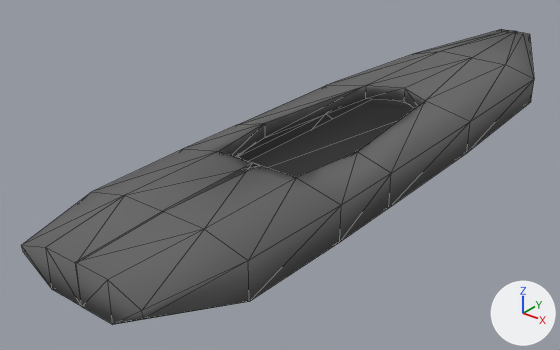
The glTF model models/Kayak.glb, before and after one commit.
Rendered twice from a camera (50 mm lens) standing at (2.34, -3.03, 1.97) and looking at (-0.35, 0.32, -0.11). The axes (+X, +Y, +Z) are drawn at lower right. The lights are the same throughout. Mesh edges are drawn as thin lines.

In view in the first picture: 'Kayak'.
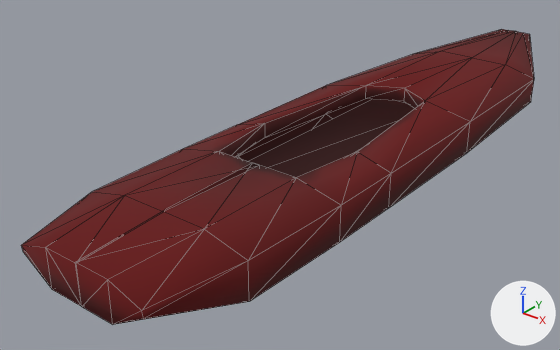
Location of each change, (x1, y1, x2, y2) in pixels of the pictures (560 x 350 px):
'Kayak', recoloured (grey to red): (21, 29, 534, 324) in both

Diff of the bpy script that builds the scene:
```diff
--- a/models/Kayak.glb.py
+++ b/models/Kayak.glb.py
@@ img_kayak_kayak_texture @@
+img_kayak_kayak_texture = load_image('Kayak_Kayak_texture', '_unpacked/Kayak_Kayak_texture', 256, 256, 'sRGB')
@@ mat_kayak @@
+mat_kayak = bpy.data.materials.new('Kayak')
+# colours: red #ff3335
+# uses the picture img_kayak_kayak_texture
@@ me_cube_001 @@
 me_cube_001.from_pydata(...)  # 87 vertices, 148 faces; spans x -0.53..0.53, y -1.45..2.91, z -0.19..0.19
-me_cube_001.materials.append(mat_material)  # picture img_kayak_texture
+me_cube_001.materials.append(mat_kayak)
```
